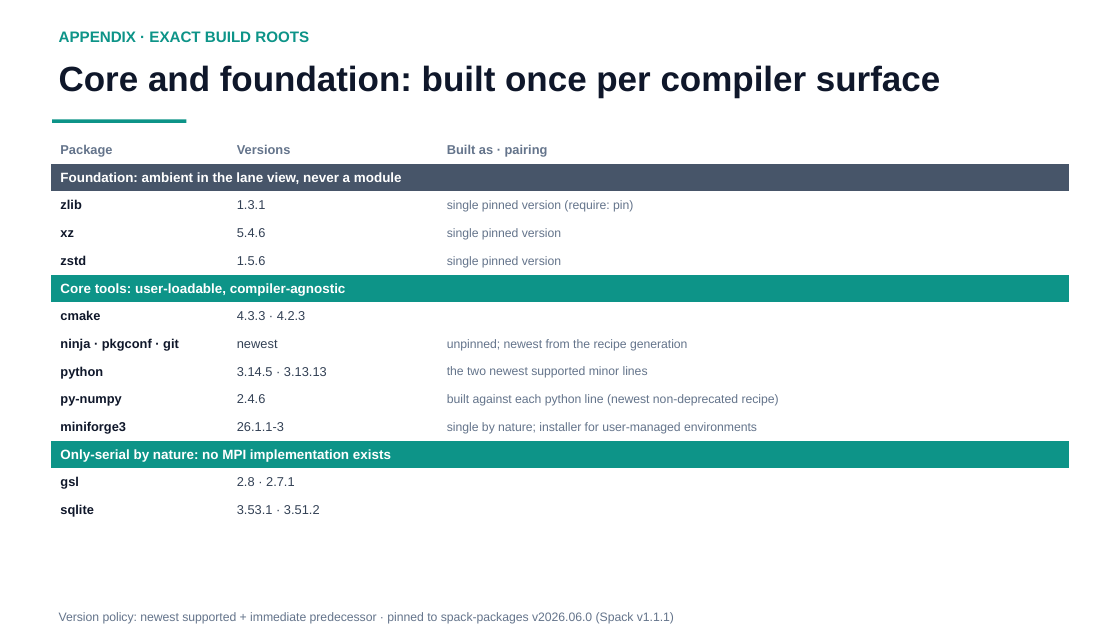
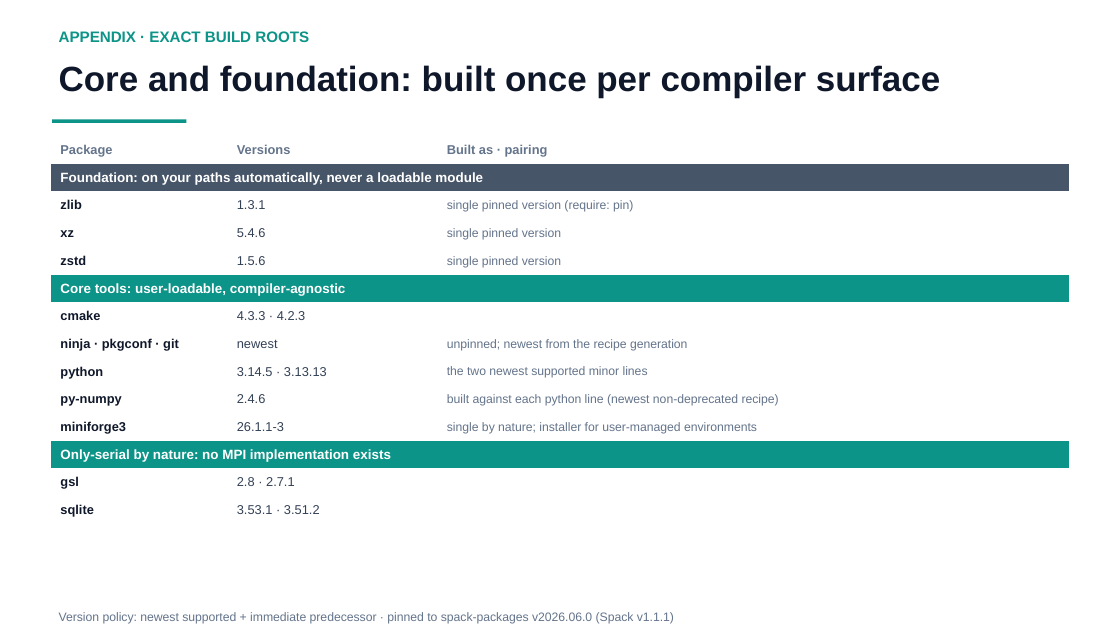
Before and after one commit to ray12514/stack-planning, a slide deck: slide 10 of presentations/cse_lanes_model.pptx. Drawn at 1120x630 pixels with LibreOffice and Linux fonts; fonts in the diff are those of the drawing. Boxes give left, top, right and bottom in pixels: in the first picture for what was removed or moved away, otherwise in the second. Text is boxed around its words. In the diff, an @@ line names an element or a change of style, - is before the commit and + after.

Commit message:
Say what Foundation does in plain words
"Ambient in the view" is insider shorthand. The SOP now says what
actually happens: loading the compiler surface puts the view's bin,
include, and lib directories on the search paths, so foundation
libraries are found automatically at compile and run time, with no
module to load. Deck bands and boxes updated to "on your paths
automatically, nothing to load".

```diff
--- a/presentations/cse_lanes_model.pptx
+++ b/presentations/cse_lanes_model.pptx
@@ table at [50,136,1070,524] @@
-row 2, column 1: Foundation: ambient in the lane view, never a module
+row 2, column 1: Foundation: on your paths automatically, never a loadable module
```
Also in this commit, not shown: 3 other slides changed, 2 other files.
